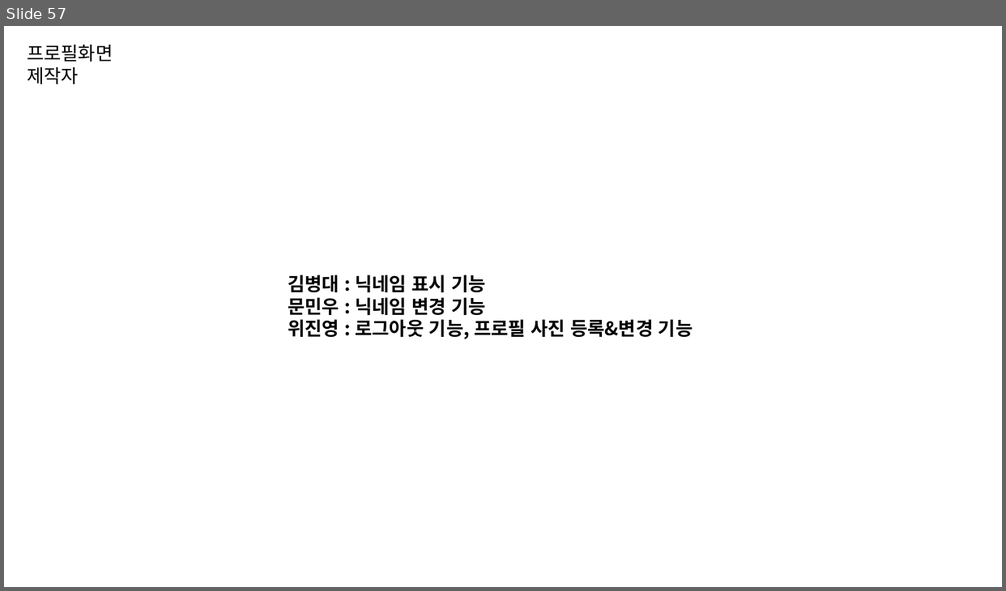
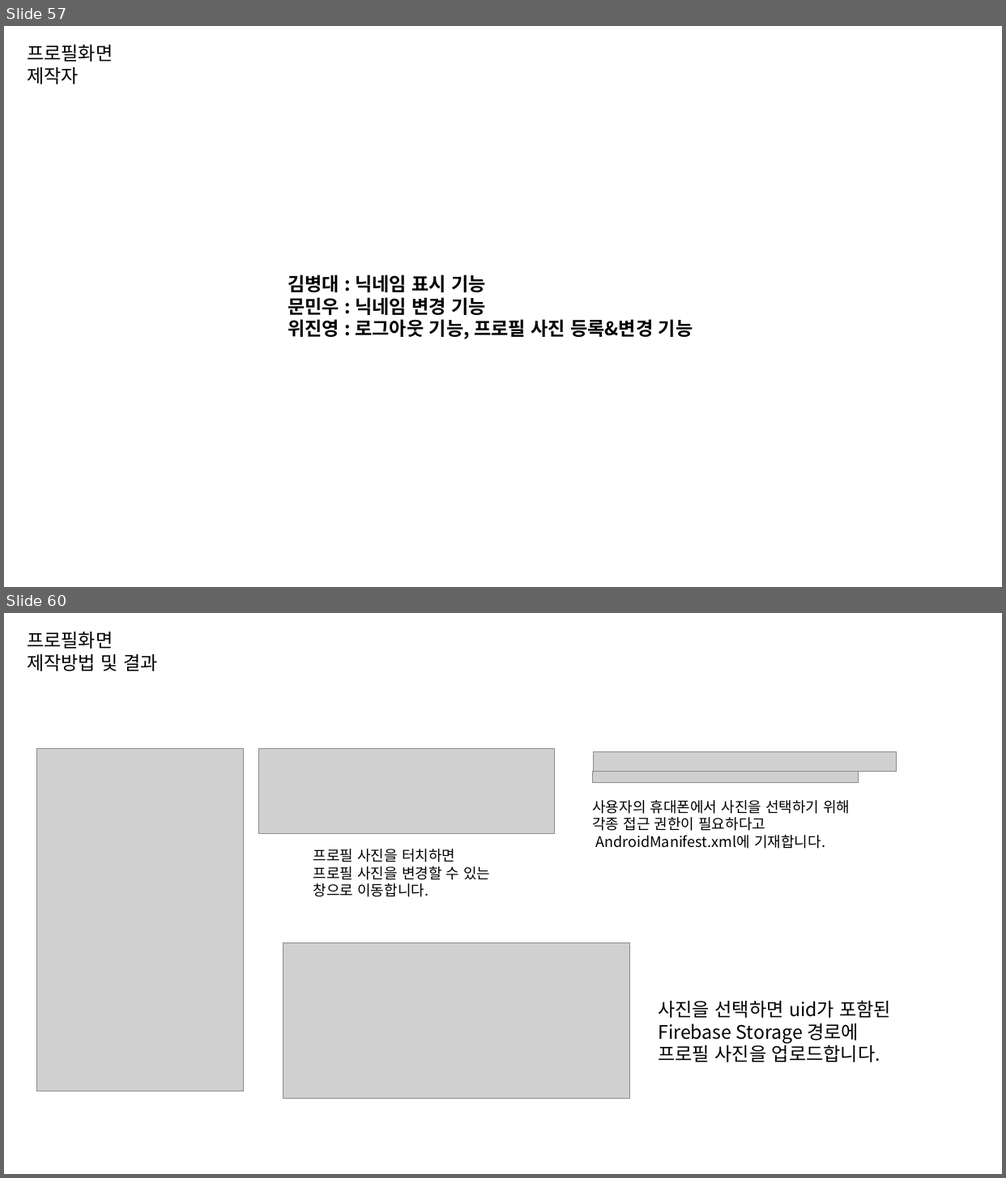
Before and after one commit to byungmeo/CockFit, a slide deck: Documents/4.제작보고서/제작보고서 자료.pptx. Shown one above the other, each under a label of ours: slide 57 before the commit, slides 57 and 60 after it; the slides between them are not shown. The pictures are 1006x591 and 1006x1178 pixels, drawn with LibreOffice and Linux fonts; fonts in the diff are those of the drawing; grey boxes stand for pictures. Boxes give left, top, right and bottom in pixels: in the first picture for what was removed or moved away, otherwise in the second. Text is boxed around its words. In the diff, an @@ line names an element or a change of style, - is before the commit and + after.

Commit message:
제작보고서 자료 최종1

```diff
--- a/Documents/4.제작보고서/제작보고서 자료.pptx
+++ b/Documents/4.제작보고서/제작보고서 자료.pptx
@@ slide 60 added at (x1=4, y1=613, x2=1002, y2=1174), background #FFFFFF @@
@@ text added at (x1=27, y1=632, x2=158, y2=671), 18 pt, text #000000 @@
+프로필화면
+제작방법 및 결과
@@ picture added at (x1=36, y1=748, x2=244, y2=1092) @@
@@ picture added at (x1=258, y1=748, x2=554, y2=833) @@
@@ picture added at (x1=593, y1=752, x2=897, y2=771) @@
@@ picture added at (x1=592, y1=771, x2=859, y2=782) @@
@@ text added at (x1=592, y1=800, x2=850, y2=849), 14 pt, text #000000 @@
+사용자의 휴대폰에서 사진을 선택하기 위해
+각종 접근 권한이 필요하다고
+AndroidManifest.xml에 기재합니다.
@@ text added at (x1=313, y1=849, x2=490, y2=897), 14 pt, text #000000 @@
+프로필 사진을 터치하면
+프로필 사진을 변경할 수 있는
+창으로 이동합니다.
@@ picture added at (x1=283, y1=943, x2=631, y2=1099) @@
@@ text added at (x1=658, y1=1000, x2=891, y2=1063), 18 pt, text #000000 @@
+사진을 선택하면 uid가 포함된
+Firebase Storage 경로에
+프로필 사진을 업로드합니다.
```
Also in this commit, not shown: 2 slides changed, 2 other slides added, 1 other file.
